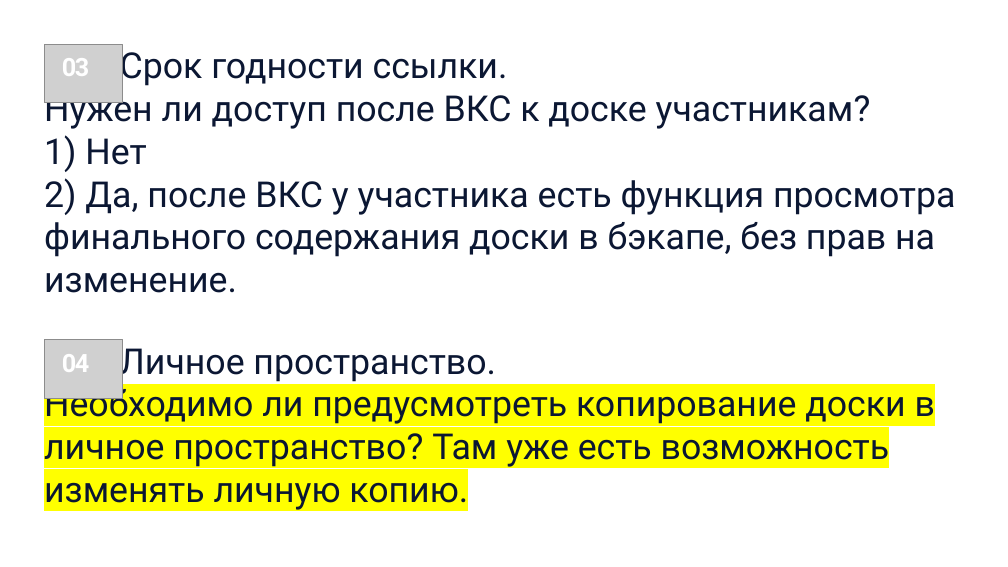
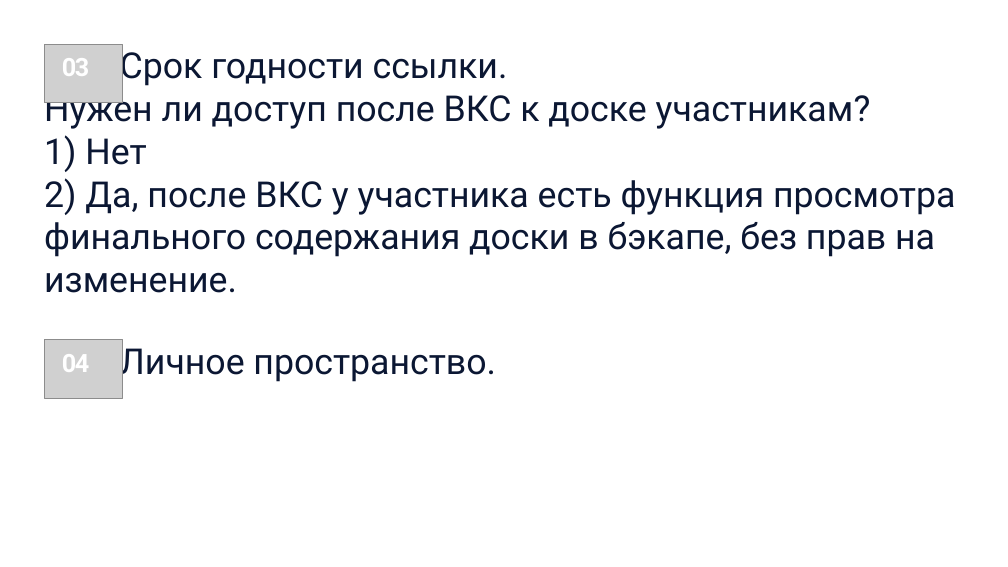
Before and after one commit to schierketsu/surf, a slide deck: slide 7 of презентация.pptx. Drawn at 1008x567 pixels with LibreOffice and Linux fonts; fonts in the diff are those of the drawing; grey boxes stand for pictures. Boxes give left, top, right and bottom in pixels: in the first picture for what was removed or moved away, otherwise in the second. Text is boxed around its words. In the diff, an @@ line names an element or a change of style, - is before the commit and + after.

```diff
--- a/презентация.pptx
+++ b/презентация.pptx
@@ text at (44,383,935,510): paragraph removed @@
-Необходимо ли предусмотреть копирование доски в личное пространство? Там уже есть возможность изменять личную копию.
```
Also in this commit, not shown: 1 other slide changed, 1 slide added, 1 slide removed, 5 other files.
